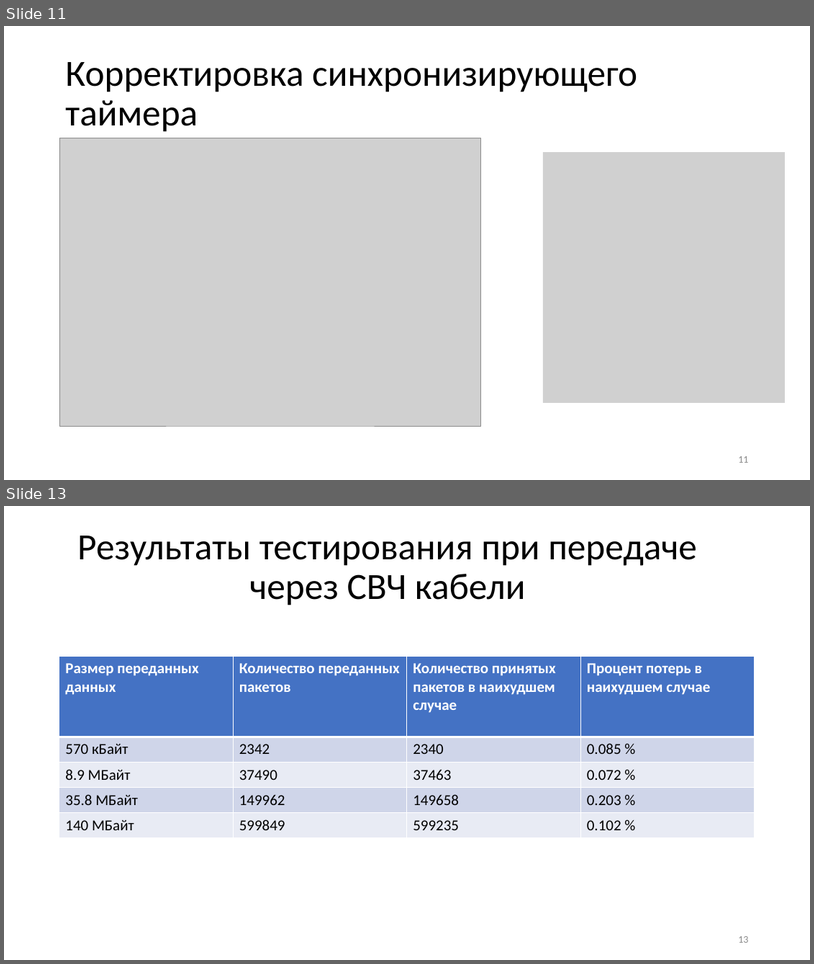
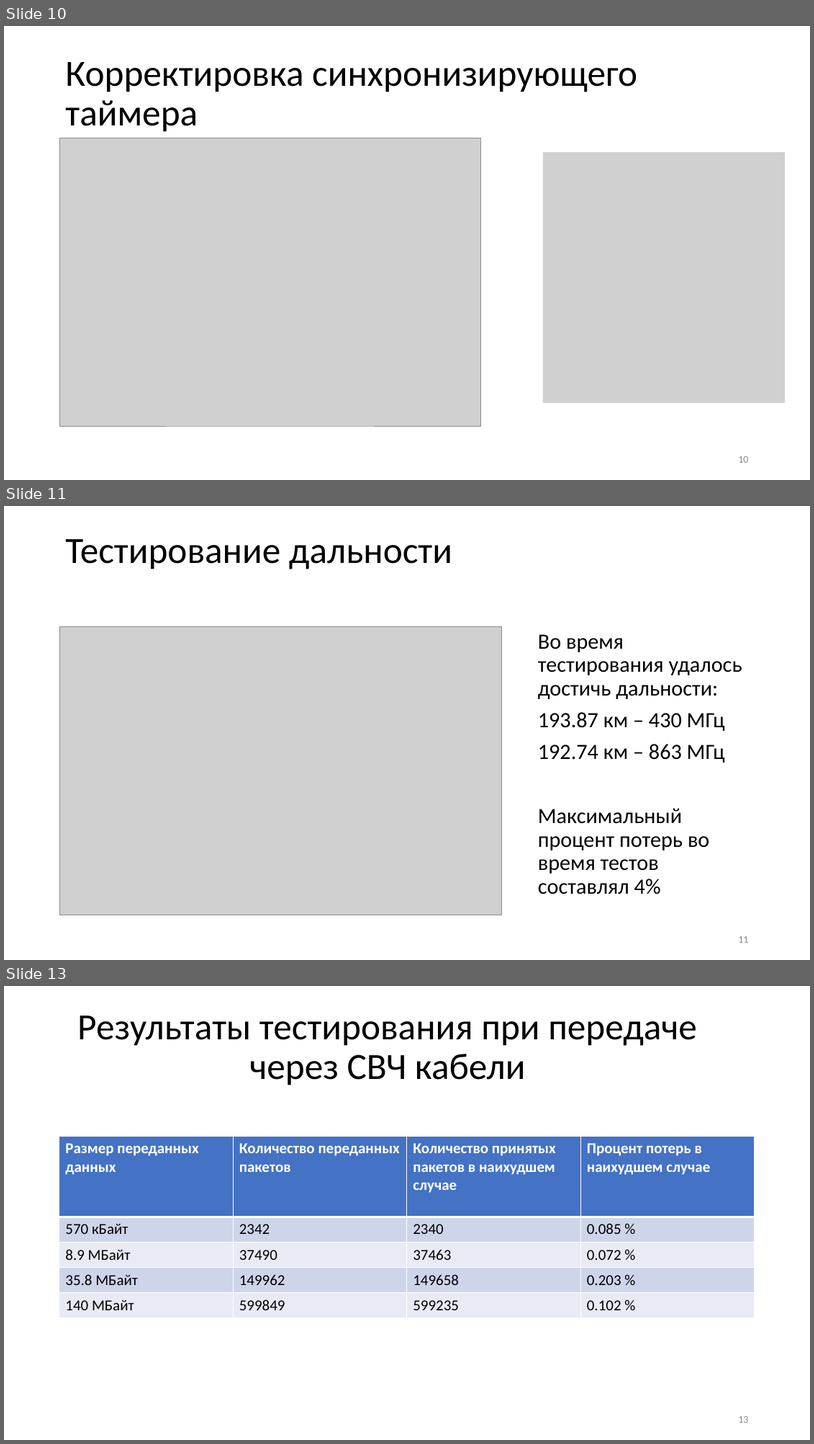
Before and after one commit to wei-blip/diploma, a slide deck: предзащита.pptx. Shown one above the other, each under a label of ours: slides 11 and 13 before the commit, slides 10, 11 and 13 after it; the slides between them are not shown. The pictures are 814x964 and 814x1444 pixels, drawn with LibreOffice and Linux fonts; fonts in the diff are those of the drawing; grey boxes stand for pictures. Boxes give left, top, right and bottom in pixels: in the first picture for what was removed or moved away, otherwise in the second. Text is boxed around its words. In the diff, an @@ line names an element or a change of style, - is before the commit and + after.

```diff
--- a/предзащита.pptx
+++ b/предзащита.pptx
@@ slide 11 added at bbox=[4, 506, 810, 960], background #FFFFFF @@
@@ title added at bbox=[65, 539, 453, 569], 44 pt, text #000000 @@
+Тестирование дальности
@@ picture added at bbox=[59, 627, 502, 915] @@
@@ text added at bbox=[538, 634, 743, 894], 25.9 pt, text #000000 @@
+Во время тестирования удалось достичь дальности:
+193.87 км – 430 МГц
+192.74 км – 863 МГц
+Максимальный процент потерь во время тестов составлял 4%
@@ page number added at bbox=[738, 936, 748, 942], 12 pt, text #8C8C8C @@
+11
@@ what was slide 11 is now slide 10 @@
@@ page number at bbox=[738, 456, 748, 462]: text changed @@
-11
+10
```
Also in this commit, not shown: 7 slides changed, 10 other files.
